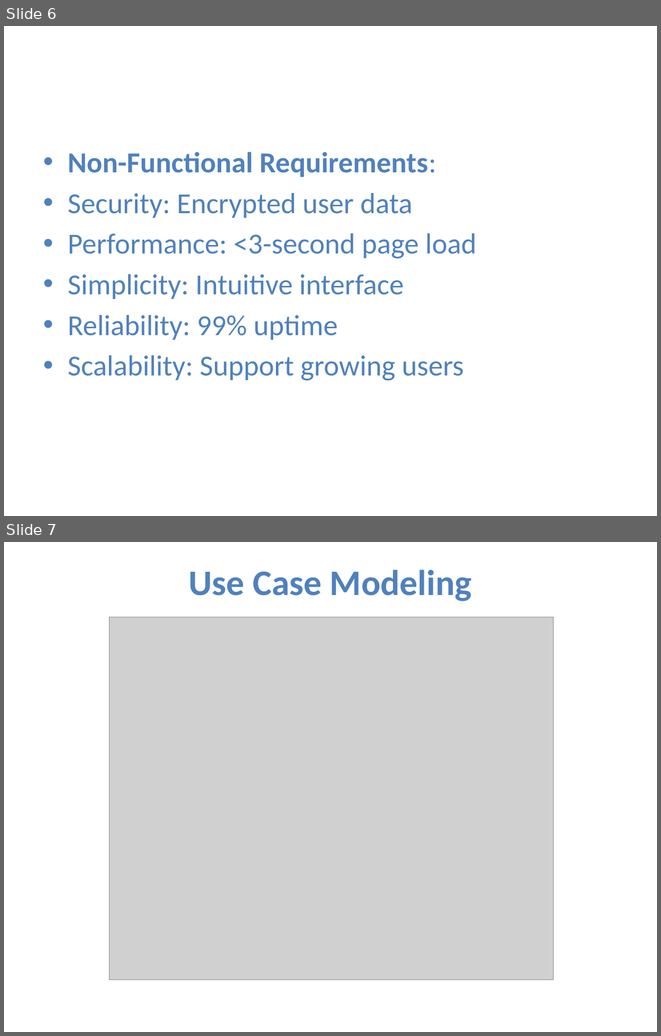
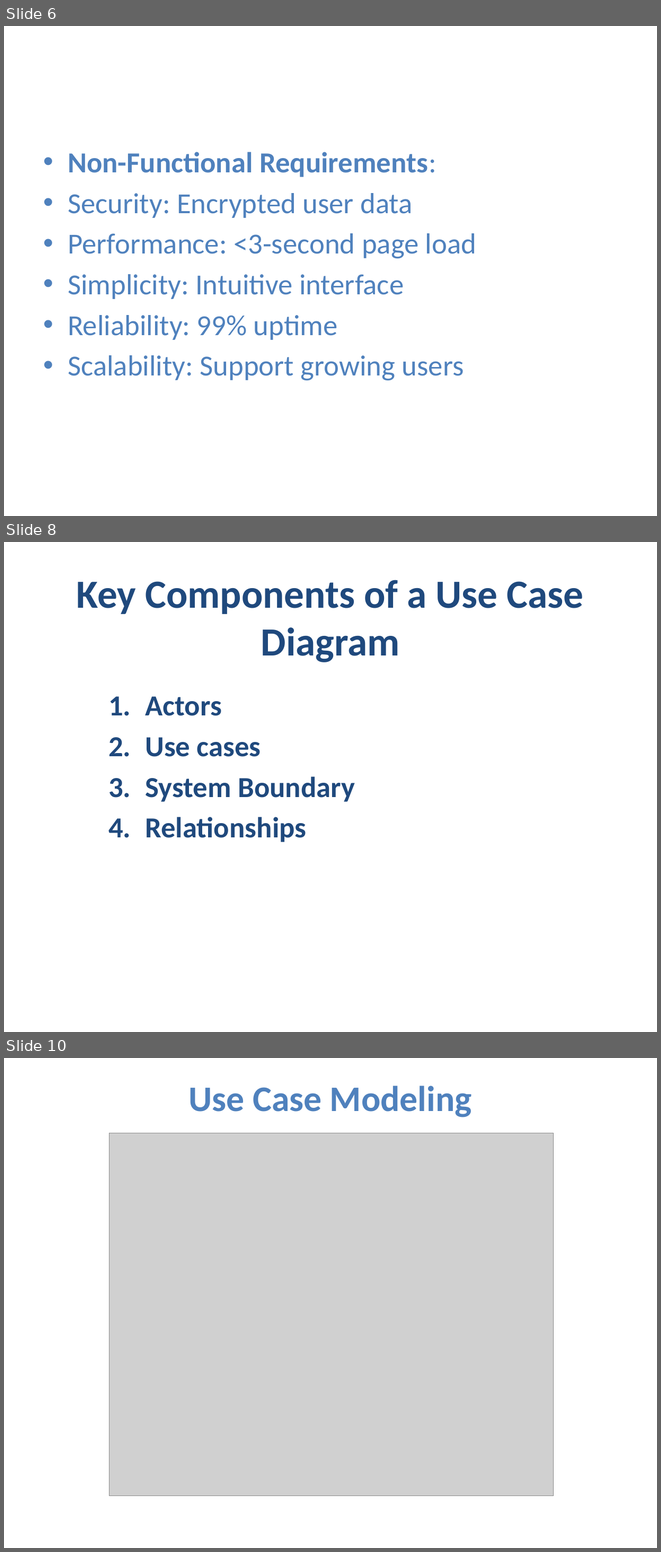
Before and after one commit to KedijaAnsha/software-tools, a slide deck: Wache-Market.pptx. Shown one above the other, each under a label of ours: slides 6 and 7 before the commit, slides 6, 8 and 10 after it; the slides between them are not shown. The pictures are 661x1036 and 661x1552 pixels, drawn with LibreOffice and Linux fonts; fonts in the diff are those of the drawing; grey boxes stand for pictures. Boxes give left, top, right and bottom in pixels: in the first picture for what was removed or moved away, otherwise in the second. Text is boxed around its words. In the diff, an @@ line names an element or a change of style, - is before the commit and + after.

```diff
--- a/Wache-Market.pptx
+++ b/Wache-Market.pptx
@@ slide 8 added at (4, 542, 657, 1032), background #FFFFFF @@
@@ title added at (77, 580, 584, 662), 44 pt, text #1F497D, bold @@
+Key Components of a Use Case Diagram
@@ subtitle added at (145, 696, 355, 842), 32 pt, text #1F497D, bold @@
+1. Actors
+2. Use cases
+3. System Boundary
+4. Relationships
@@ what was slide 7 is now slide 10 @@
```
Also in this commit, not shown: 1 slide changed, 7 other slides added.
